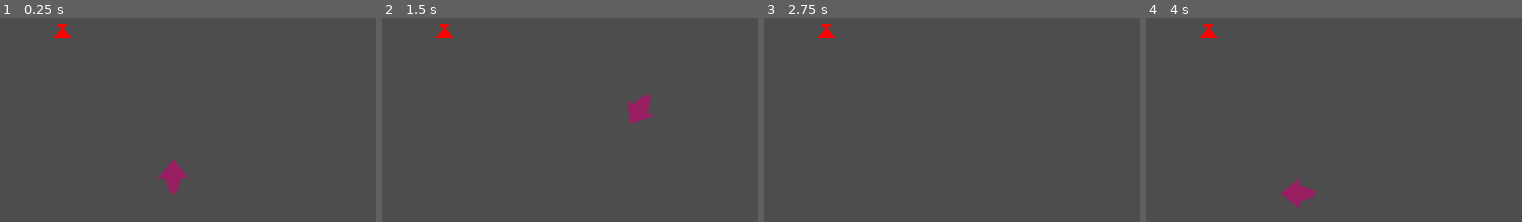
Above: before the commit, frames 1-4 (left to right).
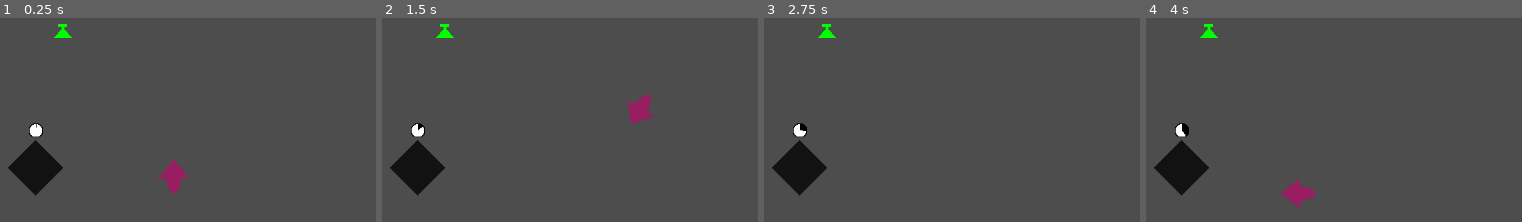
Above: after the commit, the same moments.

Repository: IwailerI/micro-jam-colors
Game: Godot game, scene res://scenes/level/level.tscn
The game is run twice, just before and just after one commit, with the same random seed, the same clock (stepped at 60 frames per second) and the same inputs.
Inputs:
- Up to frame 1 (0.25 s): no input
- Up to frame 2 (1.5 s): hold D (movement_right) 0.53-1.28 s; hold Space (throttle) 0.53-1.28 s; hold S (movement_down) from 1.28 s (still down); tap Space (throttle) at 1.35 s
- Up to frame 3 (2.75 s): release S (movement_down) at 2.03 s; hold D (movement_right) from 2.03 s (still down); hold Space (throttle) from 2.03 s (still down)
- Up to frame 4 (4 s): release D (movement_right) at 2.78 s; release Space (throttle) at 2.78 s; hold W (movement_up) 2.78-3.53 s; tap Space (throttle) at 2.85 s; hold A (movement_left) from 3.53 s (still down); hold Space (throttle) from 3.53 s (still down)
The pictures show only the part of the screen within x 28-78%, y 0-50%; the shares and areas given below are measured in that part.

The runs differ from the first frame. In frame 1, 2.4% of the frame differs, in the area x 2-20%, y 2-88%; in frame 2, 2.4%; in frame 3, 2.4%; in frame 4, 2.4%.

Commit message:
brewing stand

Diff:
--- /dev/null
+++ b/objects/brewing_stand/brewing_stand.gd
@@ -0,0 +1,40 @@
+extends Node2D
+
+@export_category("Color values")
+@export_range(0, 1) var red: int
+@export_range(0, 1) var green: int
+@export_range(0, 1) var blue: int
+
+@export_category("Brewing values")
+@export var potion: PackedScene
+@export_range(1, 60) var brewing_time: int
+
+@onready var respawn_progressbar: TextureProgressBar = $RespawnProgressBar
+
+var respawn_timer: Timer
+
+
+func _ready() -> void:
+	assert(is_instance_valid(potion))
+	respawn_timer = $RespawnTimer
+	respawn_timer.timeout.connect(_finish_brewing)
+	_start_brewing()
+
+
+func _start_brewing() -> void:
+	respawn_timer.start(brewing_time)
+	respawn_progressbar.visible = true
+
+
+func _process(_delta: float) -> void:
+	respawn_progressbar.value = respawn_timer.time_left / brewing_time
+
+
+func _finish_brewing() -> void:
+	respawn_progressbar.visible = false
+	var potion_node := potion.instantiate()
+	potion_node.red = red
+	potion_node.green = green
+	potion_node.blue = blue
+	potion_node.tree_exited.connect(_start_brewing)
+	add_child(potion_node)
--- /dev/null
+++ b/objects/brewing_stand/brewing_stand.tscn
@@ -0,0 +1,28 @@
+[gd_scene load_steps=4 format=3 uid="uid://bt0stmwrnku5k"]
+
+[ext_resource type="Script" uid="uid://dmcwaqv3kf00t" path="res://objects/brewing_stand/brewing_stand.gd" id="1_ni832"]
+[ext_resource type="Texture2D" uid="uid://ba0hxch5inn54" path="res://assets/tmp/brewing_under.png" id="2_2qkfa"]
+[ext_resource type="Texture2D" uid="uid://bp7ett5k3noqp" path="res://assets/tmp/brewing_progress.png" id="3_16s6d"]
+
+[node name="BrewingStand" type="Node2D"]
+script = ExtResource("1_ni832")
+brewing_time = 10
+
+[node name="Polygon2D" type="Polygon2D" parent="."]
+scale = Vector2(5, 5)
+color = Color(0.0728426, 0.0728426, 0.0728426, 1)
+polygon = PackedVector2Array(-8, 0, 0, -8, 8, 0, 0, 8)
+
+[node name="RespawnProgressBar" type="TextureProgressBar" parent="."]
+offset_left = -10.0
+offset_top = -64.0
+offset_right = 10.0
+offset_bottom = -44.0
+max_value = 1.0
+step = 0.01
+fill_mode = 5
+texture_under = ExtResource("2_2qkfa")
+texture_progress = ExtResource("3_16s6d")
+tint_under = Color(0, 0, 0, 1)
+
+[node name="RespawnTimer" type="Timer" parent="."]
--- /dev/null
+++ b/objects/brewing_stand/respawn_progress_bar.gd
@@ -0,0 +1 @@
+extends TextureProgressBar
--- a/objects/delivery_point/delivery_point.gd
+++ b/objects/delivery_point/delivery_point.gd
@@ -13,7 +13,7 @@
 
 
 func _ready() -> void:
-	gm = %GameManager
+	gm = GameManager.get_instance()
 	gm.added_colors.connect(_on_added_colors)
 
 
--- a/objects/player/player.tscn
+++ b/objects/player/player.tscn
@@ -6,6 +6,7 @@
 radius = 12.6632
 
 [node name="Player" type="CharacterBody2D"]
+z_index = 1
 collision_mask = 6
 script = ExtResource("1_cqmt1")
 rotation_speed = 10.13
--- a/objects/potion/potion.gd
+++ b/objects/potion/potion.gd
@@ -5,13 +5,12 @@
 @export_range(0, 1) var green: int
 @export_range(0, 1) var blue: int
 
-var gm: GameManager
+@onready var gm: GameManager = GameManager.get_instance()
 
 func _ready() -> void:
+	assert(red == 1 || green == 1 || blue == 1)
 	var color = Color(red, green, blue, 1) # TODO: maybe change to different color Pallet
 	$Polygon2D.color = color # TODO: change to sprite
-	gm = %GameManager
-	assert(is_instance_valid(gm))
 
 
 func _on_body_entered(_body: Node2D) -> void:
--- a/objects/potion/potion.tscn
+++ b/objects/potion/potion.tscn
@@ -8,7 +8,6 @@
 [node name="Potion" type="Area2D"]
 collision_layer = 0
 script = ExtResource("1_1xu65")
-red = 1
 
 [node name="Polygon2D" type="Polygon2D" parent="."]
 position = Vector2(-2.38419e-07, -0.0909083)
--- a/project.godot
+++ b/project.godot
@@ -81,3 +81,7 @@
 "events": [Object(InputEventKey,"resource_local_to_scene":false,"resource_name":"","device":-1,"window_id":0,"alt_press …(191 unchanged characters)…
 ]
 }
+
+[rendering]
+
+textures/canvas_textures/default_texture_filter=0
--- a/scenes/level/level.tscn
+++ b/scenes/level/level.tscn
@@ -6,6 +6,7 @@
 [ext_resource type="PackedScene" uid="uid://byhqyeheckqeq" path="res://objects/player/input_direction.tscn" id="2_nbgty"]
 [ext_resource type="PackedScene" uid="uid://tjya1g7djfw1" path="res://objects/ui/speedometer.tscn" id="3_i166f"]
 [ext_resource type="PackedScene" uid="uid://jw5kpdab0etq" path="res://objects/delivery_point/delivery_point.tscn" id="5_hnne4"]
+[ext_resource type="PackedScene" uid="uid://bt0stmwrnku5k" path="res://objects/brewing_stand/brewing_stand.tscn" id="6_wcngd"]
 
 [sub_resource type="WorldBoundaryShape2D" id="WorldBoundaryShape2D_jww0w"]
 
@@ -36,9 +37,17 @@
 
 [node name="Potion" parent="PlayerColliders" instance=ExtResource("1_i166f")]
 position = Vector2(281, 315)
+red = 1
 
 [node name="Potion2" parent="PlayerColliders" instance=ExtResource("1_i166f")]
 position = Vector2(432, 73)
+green = 1
+
+[node name="BrewingStand" parent="PlayerColliders" instance=ExtResource("6_wcngd")]
+position = Vector2(393, 269)
+green = 1
+blue = 1
+potion = ExtResource("1_i166f")
 
 [node name="Player" parent="." instance=ExtResource("1_jww0w")]
 position = Vector2(591, 333)
Binary file added: assets/tmp/brewing_progress.png
Not shown, added: assets/tmp/brewing_progress.png.import
Binary file added: assets/tmp/brewing_under.png
Not shown, added: assets/tmp/brewing_under.png.import
Not shown, added: objects/brewing_stand/brewing_stand.gd.uid
Not shown, added: objects/brewing_stand/respawn_progress_bar.gd.uid
Not shown: 1 places in scenes/level/level.tscn that only renumber resources
